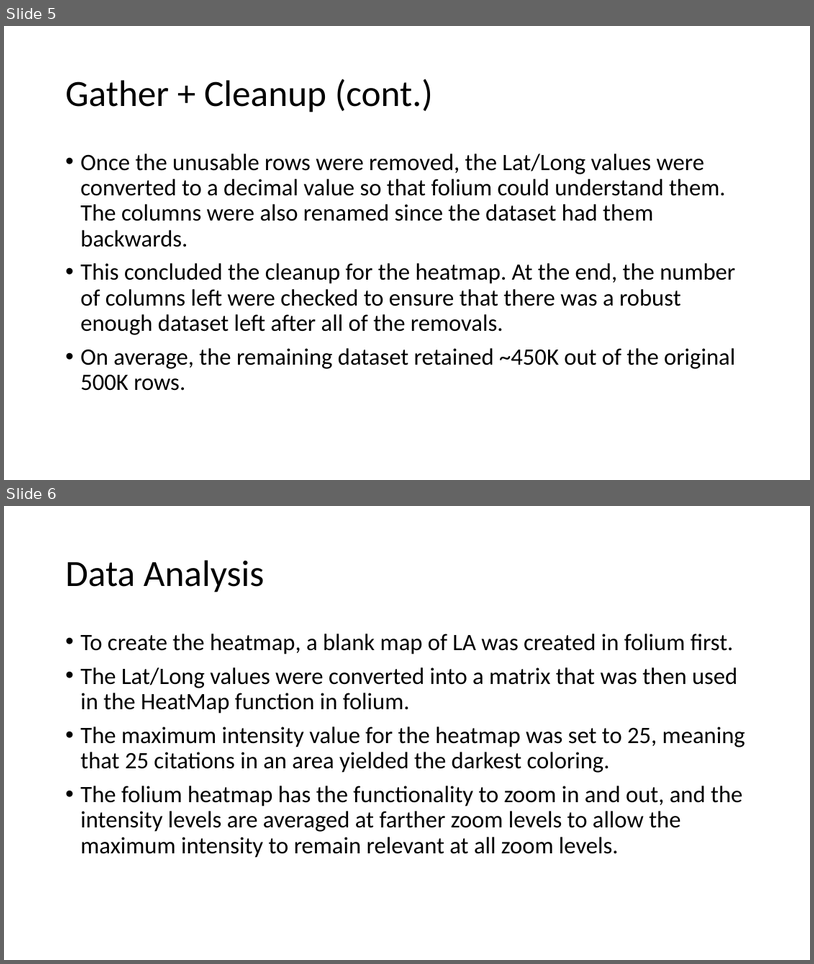
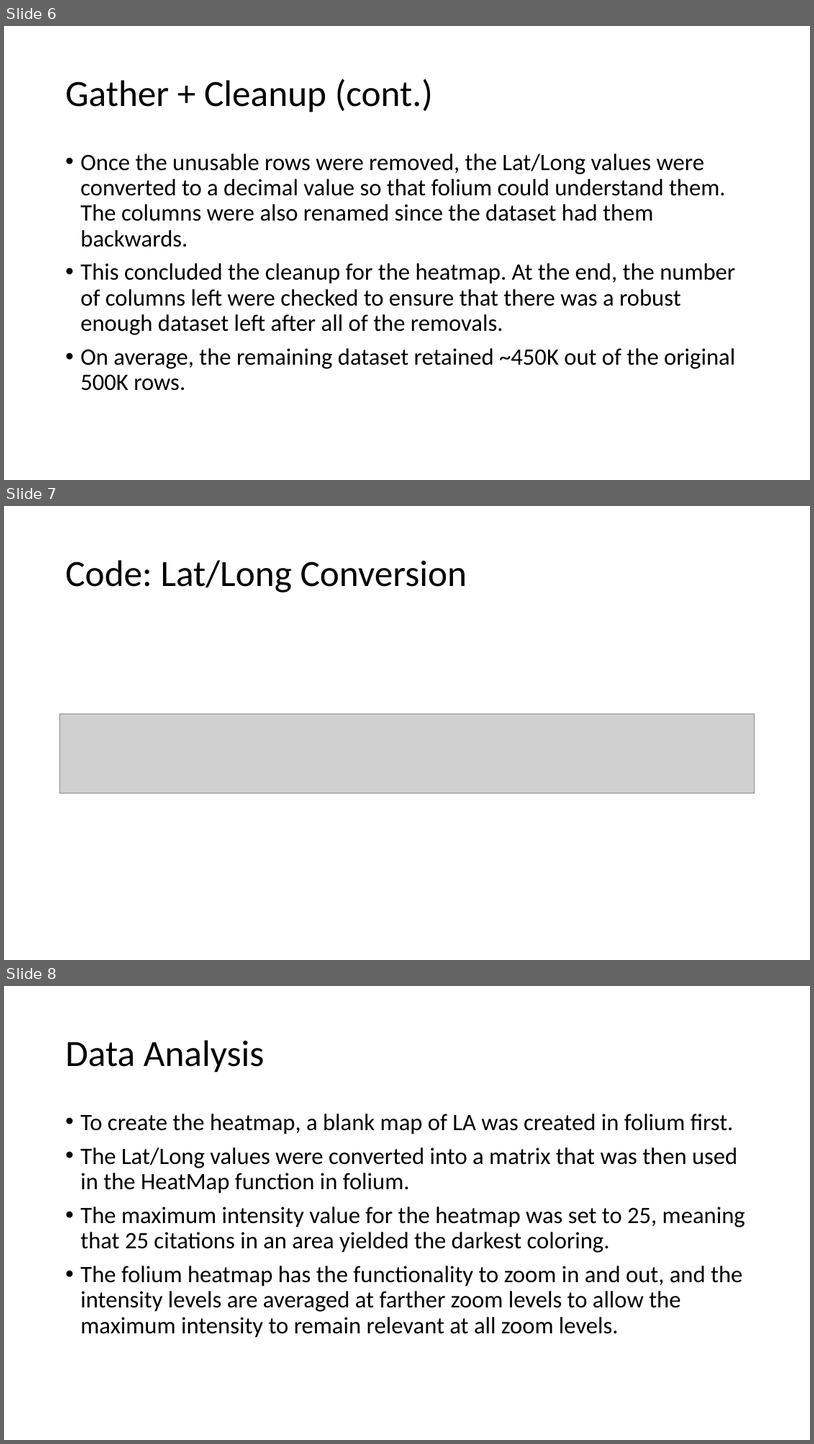
Before and after one commit to sdesai39/Project1, a slide deck: Heatmap.pptx. Shown one above the other, each under a label of ours: slides 5 and 6 before the commit, slides 6, 7 and 8 after it. The pictures are 814x964 and 814x1444 pixels, drawn with LibreOffice and Linux fonts; fonts in the diff are those of the drawing; grey boxes stand for pictures. Boxes give left, top, right and bottom in pixels: in the first picture for what was removed or moved away, otherwise in the second. Text is boxed around its words. In the diff, an @@ line names an element or a change of style, - is before the commit and + after.

Commit message:
Heatmap Powerpoint slides added images

```diff
--- a/Heatmap.pptx
+++ b/Heatmap.pptx
@@ slide 7 added at [4, 506, 810, 960], background #FFFFFF @@
@@ title added at [65, 560, 468, 592], 44 pt, text #000000 @@
+Code: Lat/Long Conversion
@@ picture added at [59, 714, 756, 793] @@
@@ what was slide 5 is now slide 6 @@
@@ what was slide 6 is now slide 8 @@
```
Also in this commit, not shown: 2 other slides added.
